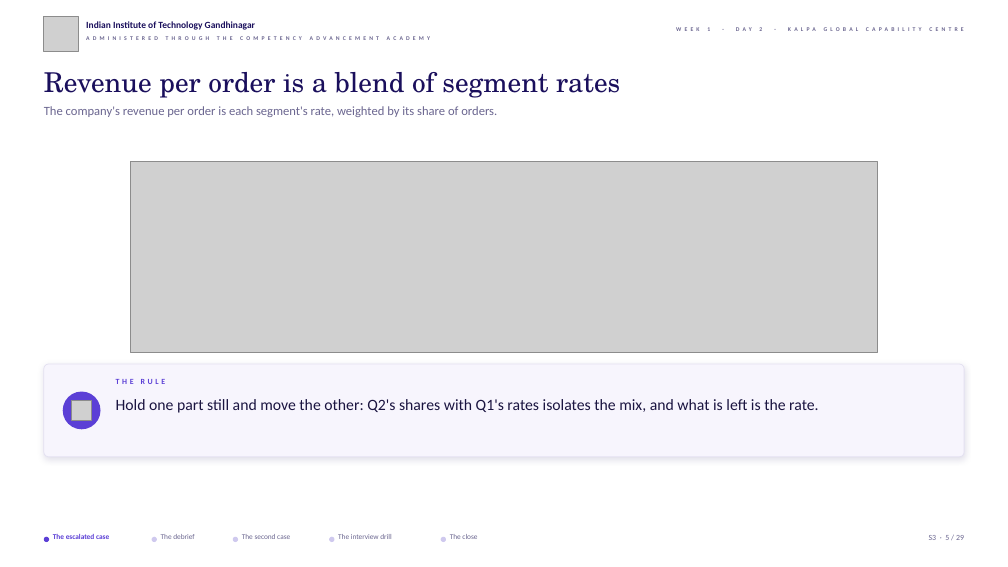
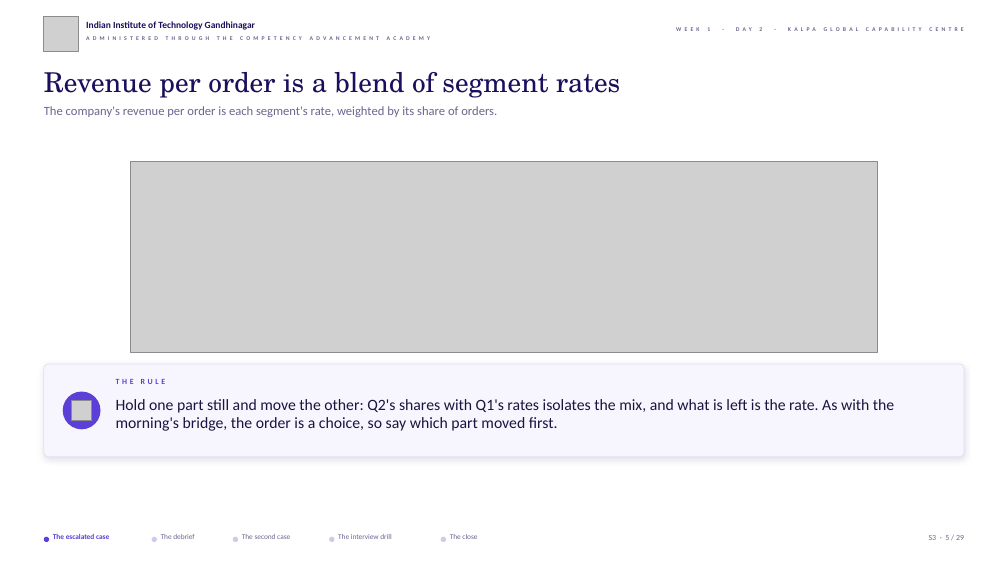
Before and after one commit to fde-academy-lab/c2-content-factory, a slide deck: slide 5 of content/W01/D2/slides/C2_W01_D02_half2_STUDENT.pptx. Drawn at 1008x567 pixels with LibreOffice and Linux fonts; fonts in the diff are those of the drawing; grey boxes stand for pictures; background and template pictures are left out. Boxes give left, top, right and bottom in pixels: in the first picture for what was removed or moved away, otherwise in the second. Text is boxed around its words. In the diff, an @@ line names an element or a change of style, - is before the commit and + after.

```diff
--- a/content/W01/D2/slides/C2_W01_D02_half2_STUDENT.pptx
+++ b/content/W01/D2/slides/C2_W01_D02_half2_STUDENT.pptx
@@ text at [116,399,894,431]: text changed @@
-Hold one part still and move the other: Q2's shares with Q1's rates isolates the mix, and what is left is the rate.
+Hold one part still and move the other: Q2's shares with Q1's rates isolates the mix, and what is left is the rate. As with the morning's bridge, the order is a choice, so say which part moved first.
```
Also in this commit, not shown: 5 other slides changed, 2 other files.
